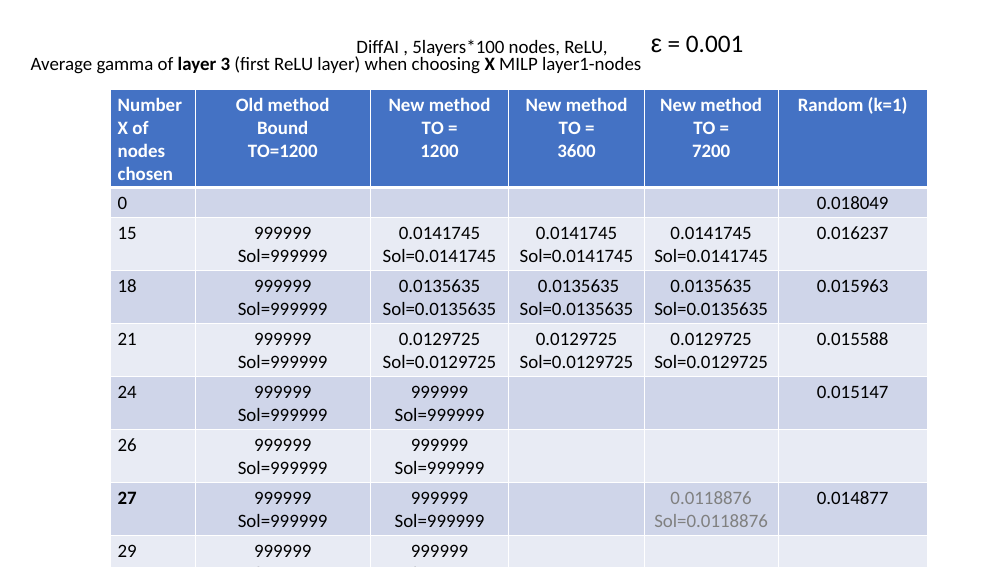
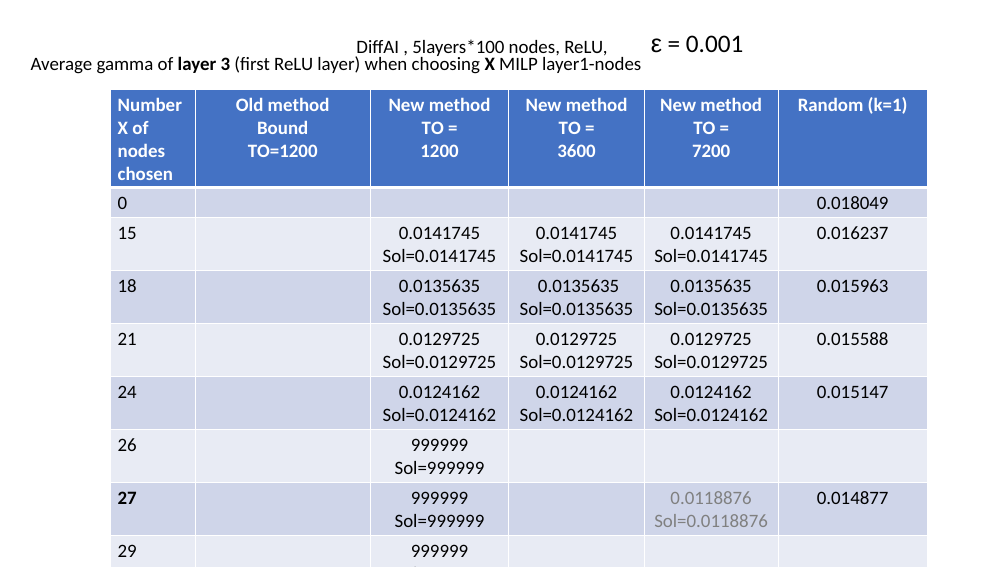
Before and after one commit to blaisegenest/vericompensate, a slide deck: slide 20 of lipschitz/Liptscitz.pptx. Drawn at 1008x567 pixels with LibreOffice and Linux fonts; fonts in the diff are those of the drawing. Boxes give left, top, right and bottom in pixels: in the first picture for what was removed or moved away, otherwise in the second. Text is boxed around its words. In the diff, an @@ line names an element or a change of style, - is before the commit and + after.

Commit message:
update table

```diff
--- a/lipschitz/Liptscitz.pptx
+++ b/lipschitz/Liptscitz.pptx
@@ table at [110,89,929,567] @@
-row 3, column 2: 999999 / Sol=999999
+row 3, column 2: 
-row 4, column 2: 999999 / Sol=999999
+row 4, column 2: 
-row 5, column 2: 999999 / Sol=999999
+row 5, column 2: 
-row 6: 24 | 999999 / Sol=999999 | 999999 / Sol=999999 |  |  | 0.015147
+row 6: 24 |  | 0.0124162 / Sol=0.0124162 | 0.0124162 / Sol=0.0124162 | 0.0124162 / Sol=0.0124162 | 0.015147
-row 7, column 2: 999999 / Sol=999999
+row 7, column 2: 
-row 8, column 2: 999999 / Sol=999999
+row 8, column 2: 
-row 9, column 2: 999999 / Sol=999999
+row 9, column 2: 
```
